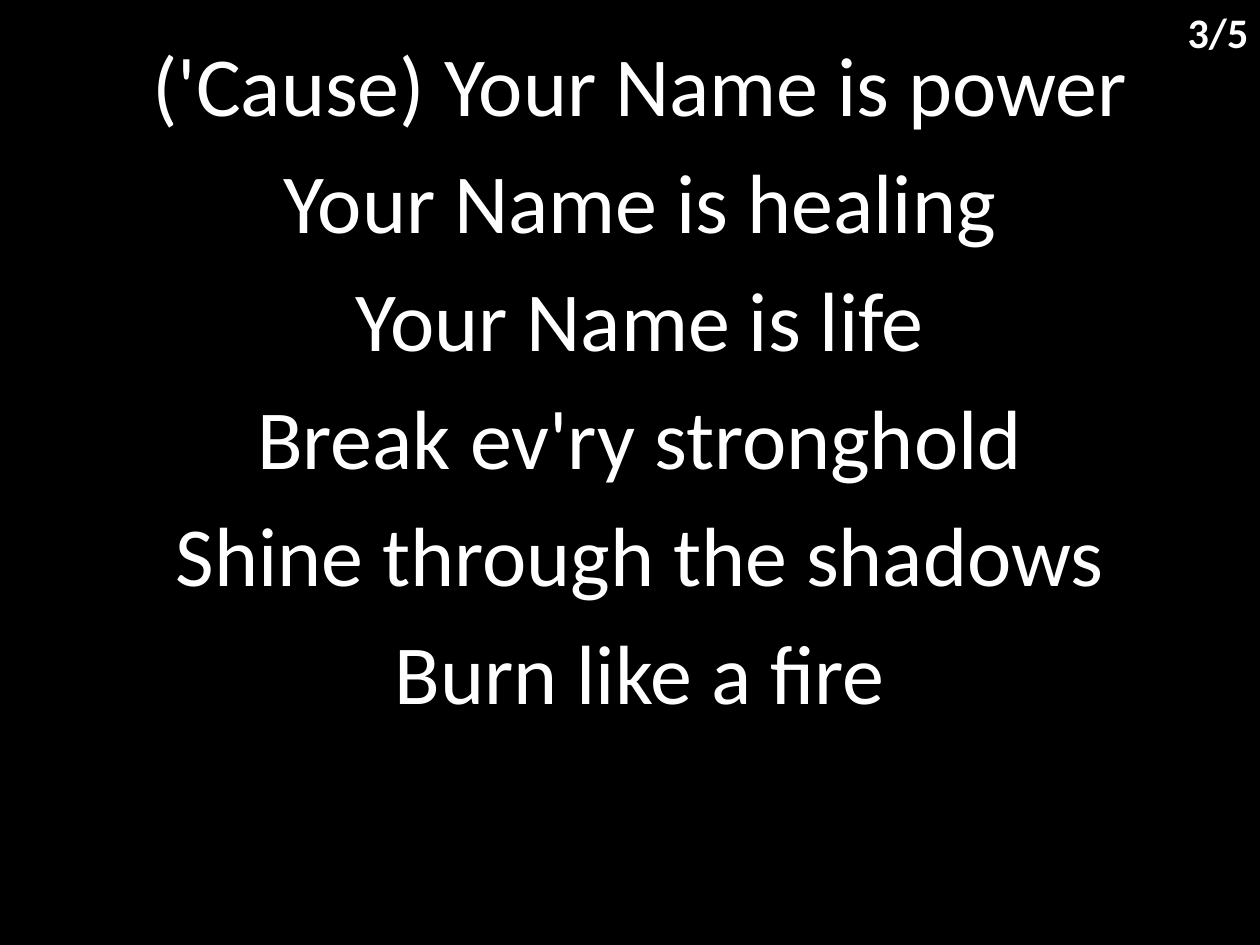
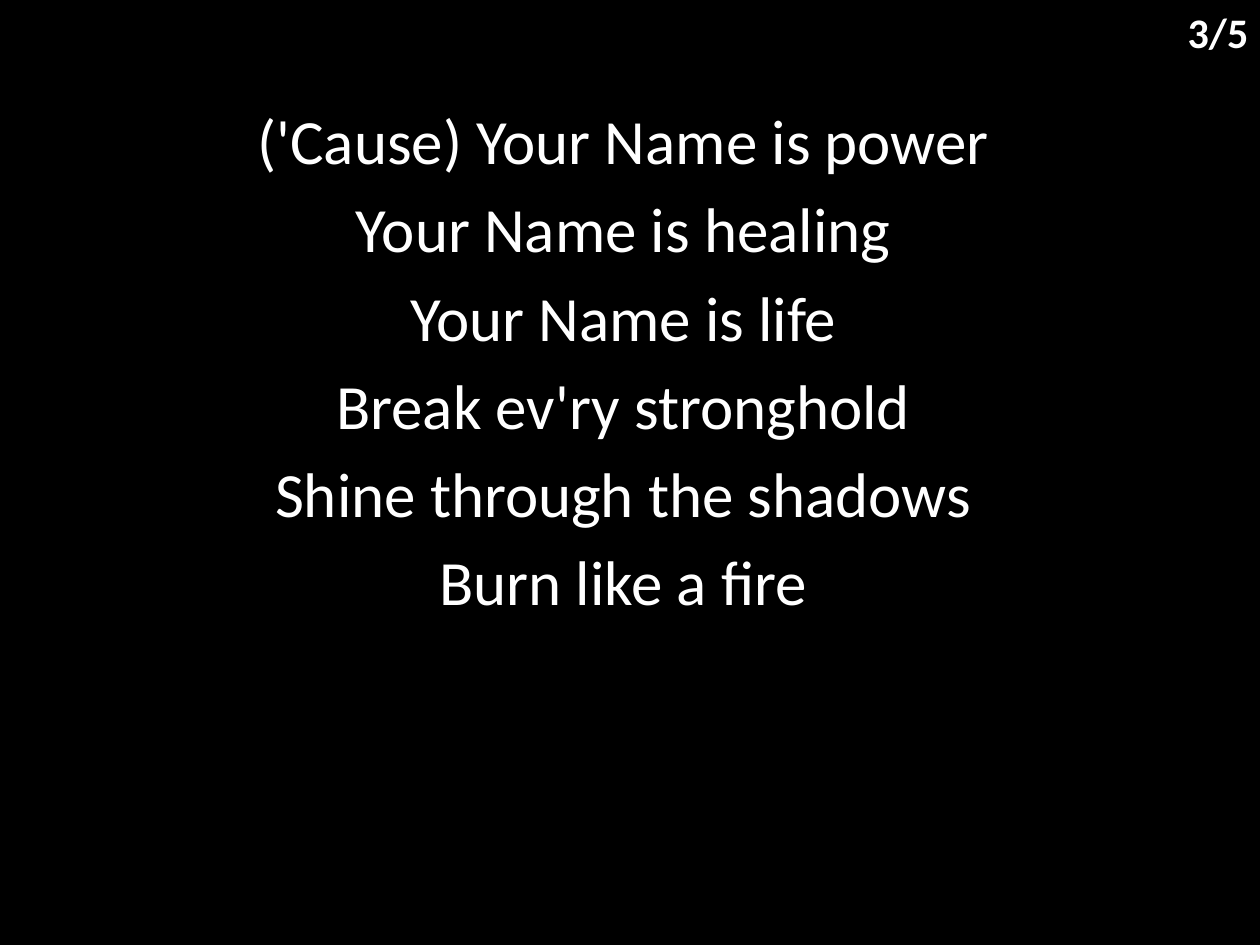
Before and after one commit to hoo-are-ya/worship, a slide deck: slide 4 of docs/songs/i speak jesus.pptx. Drawn at 1260x945 pixels with LibreOffice and Linux fonts; fonts in the diff are those of the drawing. Boxes give left, top, right and bottom in pixels: in the first picture for what was removed or moved away, otherwise in the second. Text is boxed around its words. In the diff, an @@ line names an element or a change of style, - is before the commit and + after.

```diff
--- a/docs/songs/i speak jesus.pptx
+++ b/docs/songs/i speak jesus.pptx
@@ subtitle "('Cause) Your Name is power": place and size @@
-subtitle "('Cause) Your Name is power" at bbox=[152, 54, 1127, 705]
+subtitle "('Cause) Your Name is power" at bbox=[257, 118, 989, 606]
@@ subtitle "('Cause) Your Name is power" at bbox=[257, 118, 989, 606]: size 48 to 36 pt; less space between paragraphs @@
```
Also in this commit, not shown: 4 other slides changed, 6 other files.
